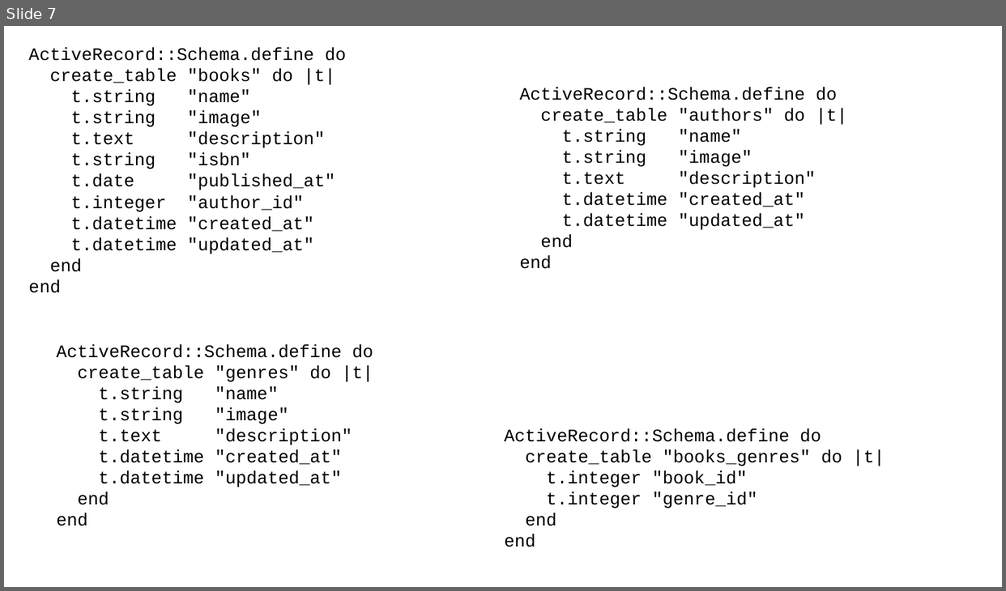
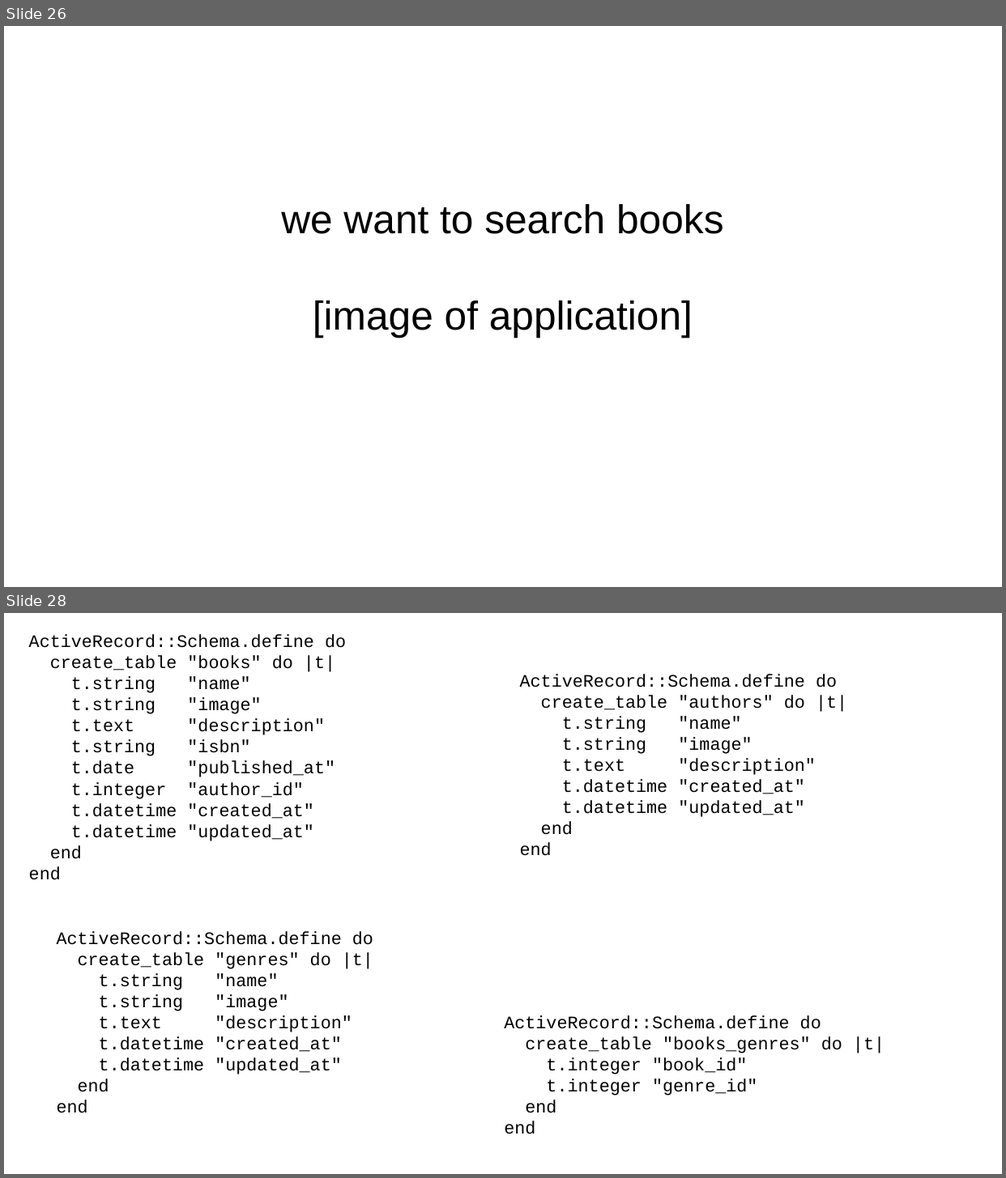
Before and after one commit to chriscressman/architecting-a-search-feature, a slide deck: presentation.odp. Shown one above the other, each under a label of ours: slide 7 before the commit, slides 26 and 28 after it; the slides between them are not shown. The pictures are 1006x591 and 1006x1178 pixels, drawn with LibreOffice and Linux fonts; fonts in the diff are those of the drawing. Boxes give left, top, right and bottom in pixels: in the first picture for what was removed or moved away, otherwise in the second. Text is boxed around its words. In the diff, an @@ line names an element or a change of style, - is before the commit and + after.

```diff
--- a/presentation.odp
+++ b/presentation.odp
@@ slide 26 added at bbox=[4, 26, 1002, 587], background #FFFFFF @@
@@ subtitle added at bbox=[281, 204, 724, 337], 32 pt, text #000000 @@
+we want to search books
+[image of application]
@@ what was slide 7 is now slide 28 @@
```
Also in this commit, not shown: 64 other slides added, 4 slides removed.
